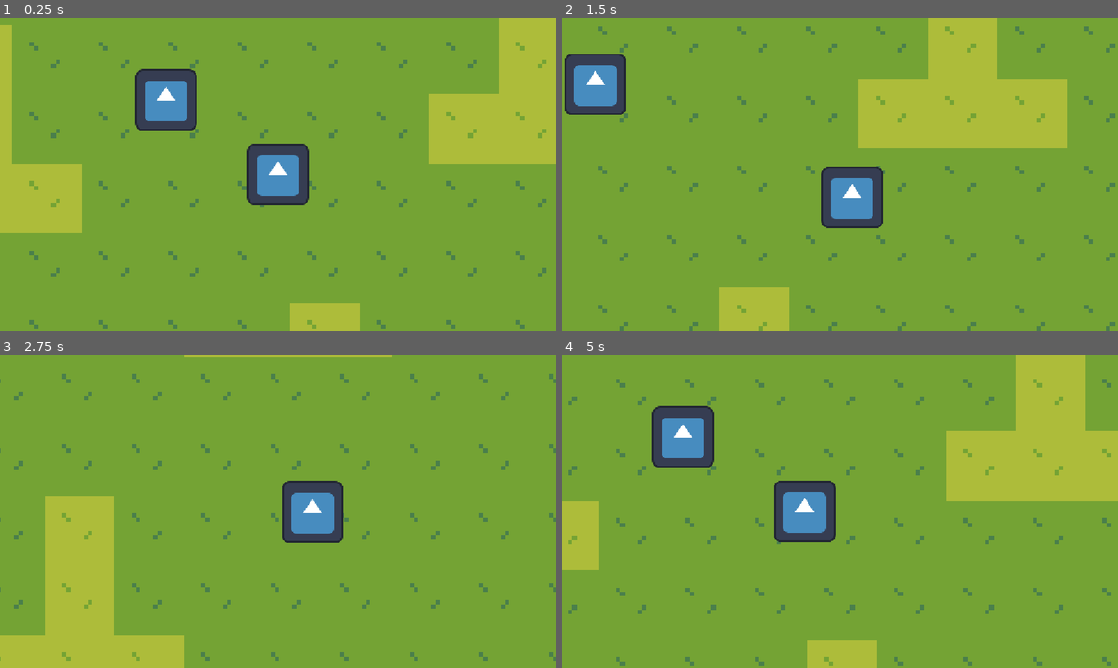
Above: before the commit, frames 1-4 (two rows, left to right).
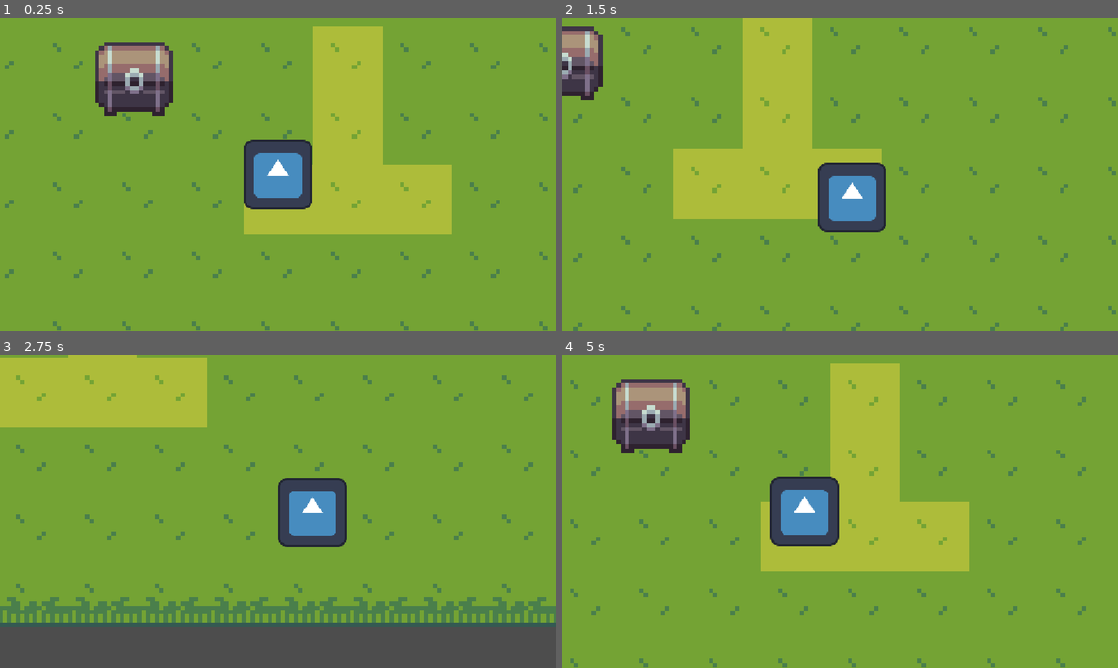
Above: after the commit, the same moments.

Repository: whyfren/HavenJakartaPrepare
Game: Godot game, scene res://main.tscn
Two runs of this game, one before a commit and one after it. Both use one fixed random seed, a clock stepped at 60 frames per second and the inputs below. The engine's default icon, where the game draws it, is replaced by a stand-in: a white triangle on a blue panel in a dark square.
Inputs:
- Up to frame 1 (0.25 s): no input
- Up to frame 2 (1.5 s): tap Enter at 0.5 s; hold D (right) 0.53-1.28 s; hold S (down) from 1.28 s (still down)
- Up to frame 3 (2.75 s): release S (down) at 2.03 s; hold D (right) from 2.03 s (still down)
- Up to frame 4 (5 s): release D (right) at 2.78 s; hold W (up) 2.78-3.53 s; hold A (left) from 3.53 s (still down)

The runs differ from the first frame. In frame 1, 32% of the frame differs, in the area x 0-100%, y 0-100%; in frame 2, 30%; in frame 3, 35%; in frame 4, 32%.

Commit message:
Collision

Diff:
--- a/chest.tscn
+++ b/chest.tscn
@@ -3,16 +3,15 @@
 [ext_resource type="Texture2D" uid="uid://c1iy3f35w4ptl" path="res://asset/obstacle/Chest_black.png" id="1_twpm2"]
 
 [sub_resource type="RectangleShape2D" id="RectangleShape2D_i1qwp"]
-size = Vector2(54, 23)
+size = Vector2(54, 29.5)
 
 [node name="chest" type="StaticBody2D" unique_id=2061638180]
-position = Vector2(675, 241)
 
 [node name="Sprite2D" type="Sprite2D" parent="." unique_id=237377794]
-position = Vector2(-52, 8)
+position = Vector2(0, -10.5)
 scale = Vector2(3, 3)
 texture = ExtResource("1_twpm2")
 
 [node name="CollisionShape2D" type="CollisionShape2D" parent="." unique_id=1831067495]
-position = Vector2(-52, 21.5)
+position = Vector2(0, 0.25)
 shape = SubResource("RectangleShape2D_i1qwp")
--- /dev/null
+++ b/coins.tscn
@@ -0,0 +1,87 @@
+[gd_scene format=3 uid="uid://cvdn14qmd70d4"]
+
+[ext_resource type="Texture2D" uid="uid://dcqb8n0208asj" path="res://asset/coins/coin2_20x20.png" id="1_tsooq"]
+
+[sub_resource type="CircleShape2D" id="CircleShape2D_behr0"]
+
+[sub_resource type="AtlasTexture" id="AtlasTexture_665jj"]
+atlas = ExtResource("1_tsooq")
+region = Rect2(0, 0, 20, 20)
+
+[sub_resource type="AtlasTexture" id="AtlasTexture_88f8t"]
+atlas = ExtResource("1_tsooq")
+region = Rect2(20, 0, 20, 20)
+
+[sub_resource type="AtlasTexture" id="AtlasTexture_jhvp1"]
+atlas = ExtResource("1_tsooq")
+region = Rect2(40, 0, 20, 20)
+
+[sub_resource type="AtlasTexture" id="AtlasTexture_kywx8"]
+atlas = ExtResource("1_tsooq")
+region = Rect2(60, 0, 20, 20)
+
+[sub_resource type="AtlasTexture" id="AtlasTexture_cl8c7"]
+atlas = ExtResource("1_tsooq")
+region = Rect2(80, 0, 20, 20)
+
+[sub_resource type="AtlasTexture" id="AtlasTexture_241p1"]
+atlas = ExtResource("1_tsooq")
+region = Rect2(100, 0, 20, 20)
+
+[sub_resource type="AtlasTexture" id="AtlasTexture_jhk1a"]
+atlas = ExtResource("1_tsooq")
+region = Rect2(120, 0, 20, 20)
+
+[sub_resource type="AtlasTexture" id="AtlasTexture_hgqbj"]
+atlas = ExtResource("1_tsooq")
+region = Rect2(140, 0, 20, 20)
+
+[sub_resource type="AtlasTexture" id="AtlasTexture_dwepe"]
+atlas = ExtResource("1_tsooq")
+region = Rect2(160, 0, 20, 20)
+
+[sub_resource type="SpriteFrames" id="SpriteFrames_behr0"]
+animations = [{
+"frames": [{
+"duration": 1.0,
+"texture": SubResource("AtlasTexture_665jj")
+}, {
+"duration": 1.0,
+"texture": SubResource("AtlasTexture_88f8t")
+}, {
+"duration": 1.0,
+"texture": SubResource("AtlasTexture_jhvp1")
+}, {
+"duration": 1.0,
+"texture": SubResource("AtlasTexture_kywx8")
+}, {
+"duration": 1.0,
+"texture": SubResource("AtlasTexture_cl8c7")
+}, {
+"duration": 1.0,
+"texture": SubResource("AtlasTexture_241p1")
+}, {
+"duration": 1.0,
+"texture": SubResource("AtlasTexture_jhk1a")
+}, {
+"duration": 1.0,
+"texture": SubResource("AtlasTexture_hgqbj")
+}, {
+"duration": 1.0,
+"texture": SubResource("AtlasTexture_dwepe")
+}],
+"loop": 1,
+"name": &"default",
+"speed": 20.0
+}]
+
+[node name="coins" type="StaticBody2D" unique_id=1571024601]
+
+[node name="CollisionShape2D" type="CollisionShape2D" parent="." unique_id=341967418]
+scale = Vector2(0.69280577, 0.69280577)
+shape = SubResource("CircleShape2D_behr0")
+
+[node name="AnimatedSprite2D" type="AnimatedSprite2D" parent="." unique_id=976776784]
+scale = Vector2(2.5555391, 2.5555391)
+sprite_frames = SubResource("SpriteFrames_behr0")
+frame_progress = 0.97269017
--- a/main.tscn
+++ b/main.tscn
@@ -2,9 +2,10 @@
 
 [ext_resource type="PackedScene" uid="uid://blbykpdqyg2bc" path="res://test_map.tscn" id="1_h2yge"]
 [ext_resource type="PackedScene" uid="uid://cencejwqrmax3" path="res://player.tscn" id="1_ig7tw"]
-[ext_resource type="Texture2D" uid="uid://dkdhf5lg7nqk5" path="res://icon.svg" id="2_0xm2m"]
+[ext_resource type="PackedScene" uid="uid://dufgewbn3g71h" path="res://npc.tscn" id="4_7mycd"]
 [ext_resource type="PackedScene" uid="uid://bq6y37psv75n5" path="res://chest.tscn" id="4_lquwl"]
 [ext_resource type="PackedScene" uid="uid://dhnrap1cocy62" path="res://tiang.tscn" id="5_7mycd"]
+[ext_resource type="PackedScene" uid="uid://cvdn14qmd70d4" path="res://coins.tscn" id="6_7mycd"]
 
 [node name="Main" type="Node2D" unique_id=698439086]
 
@@ -15,16 +16,18 @@
 y_sort_enabled = true
 
 [node name="Player" parent="Level" unique_id=894384731 instance=ExtResource("1_ig7tw")]
-position = Vector2(119, 22)
-
-[node name="Icon" type="Sprite2D" parent="Level" unique_id=651239542]
-position = Vector2(-113, -132)
-texture = ExtResource("2_0xm2m")
+position = Vector2(71, 649)
 
 [node name="tiang" parent="Level" unique_id=2061638180 instance=ExtResource("5_7mycd")]
 position = Vector2(591, -445)
 scale = Vector2(3, 3)
 
+[node name="NPC" parent="Level" unique_id=186265117 instance=ExtResource("4_7mycd")]
+position = Vector2(-187, -35)
+
 [node name="chest" parent="Level" unique_id=1506845970 instance=ExtResource("4_lquwl")]
 position = Vector2(-227.00002, 430)
 scale = Vector2(3, 3)
+
+[node name="coins" parent="Level" unique_id=1224003275 instance=ExtResource("6_7mycd")]
+position = Vector2(15, 221)
--- /dev/null
+++ b/npc.tscn
@@ -0,0 +1,20 @@
+[gd_scene format=3 uid="uid://dufgewbn3g71h"]
+
+[ext_resource type="Texture2D" uid="uid://dkdhf5lg7nqk5" path="res://icon.svg" id="2_kh24r"]
+
+[sub_resource type="CapsuleShape2D" id="CapsuleShape2D_i3pqv"]
+radius = 18.0
+height = 142.0
+
+[node name="Player" type="RigidBody2D" unique_id=680558809]
+mass = 0.001
+gravity_scale = 0.0
+
+[node name="Sprite2D" type="Sprite2D" parent="." unique_id=449501310]
+position = Vector2(0, -53)
+scale = Vector2(1.109375, 1.109375)
+texture = ExtResource("2_kh24r")
+
+[node name="CollisionShape2D" type="CollisionShape2D" parent="." unique_id=648227142]
+rotation = -1.5707964
+shape = SubResource("CapsuleShape2D_i3pqv")
--- a/player.tscn
+++ b/player.tscn
@@ -5,18 +5,20 @@
 
 [sub_resource type="CapsuleShape2D" id="CapsuleShape2D_i3pqv"]
 radius = 18.0
-height = 128.0
+height = 142.0
 
 [node name="Player" type="CharacterBody2D" unique_id=894384731]
 script = ExtResource("1_onrkg")
 
 [node name="Sprite2D" type="Sprite2D" parent="." unique_id=449501310]
+position = Vector2(0, -53)
+scale = Vector2(1.109375, 1.109375)
 texture = ExtResource("1_4flbx")
 
 [node name="CollisionShape2D" type="CollisionShape2D" parent="." unique_id=648227142]
-position = Vector2(0, 46)
 rotation = -1.5707964
 shape = SubResource("CapsuleShape2D_i3pqv")
 
 [node name="Camera2D" type="Camera2D" parent="." unique_id=1315651806]
+position = Vector2(0, -53)
 position_smoothing_enabled = true
--- a/tiang.tscn
+++ b/tiang.tscn
@@ -1,12 +1,12 @@
 [gd_scene format=3 uid="uid://dhnrap1cocy62"]
 
-[ext_resource type="Texture2D" path="res://asset/obstacle/Pole_outline_black1.png" id="1_i1qwp"]
+[ext_resource type="Texture2D" uid="uid://baoulwiltvy3x" path="res://asset/obstacle/Pole_outline_black1.png" id="1_i1qwp"]
 
 [sub_resource type="CircleShape2D" id="CircleShape2D_18yqj"]
 radius = 23.769728
 
 [node name="tiang" type="StaticBody2D" unique_id=2061638180]
-position = Vector2(240, 127)
+position = Vector2(0, -20)
 
 [node name="Sprite2D" type="Sprite2D" parent="." unique_id=237377794]
 scale = Vector2(3, 3)
Binary file added: asset/coins/coin1_16x16.png
Not shown, added: asset/coins/coin1_16x16.png.import
Binary file added: asset/coins/coin2_16x16.png
Not shown, added: asset/coins/coin2_16x16.png.import
Binary file added: asset/coins/coin2_20x20.png
Not shown, added: asset/coins/coin2_20x20.png.import
Binary file added: asset/coins/coin3_16x16.png
Not shown, added: asset/coins/coin3_16x16.png.import
Binary file added: asset/coins/coin3_20x20.png
Not shown, added: asset/coins/coin3_20x20.png.import
Binary file added: asset/coins/coin4_16x16.png
Not shown, added: asset/coins/coin4_16x16.png.import
